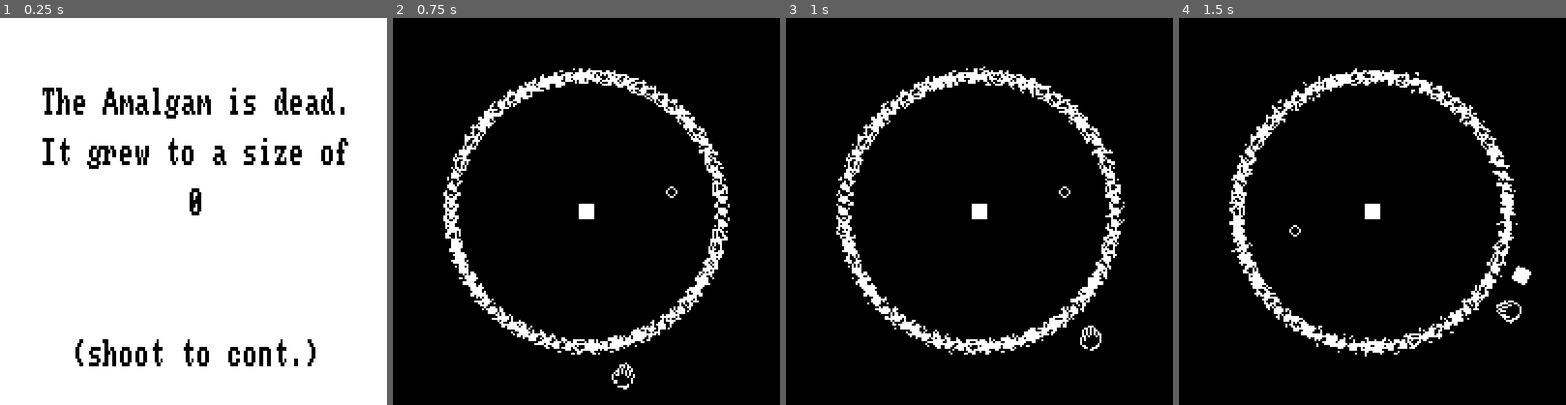
Above: before the commit, frames 1-4 (left to right).
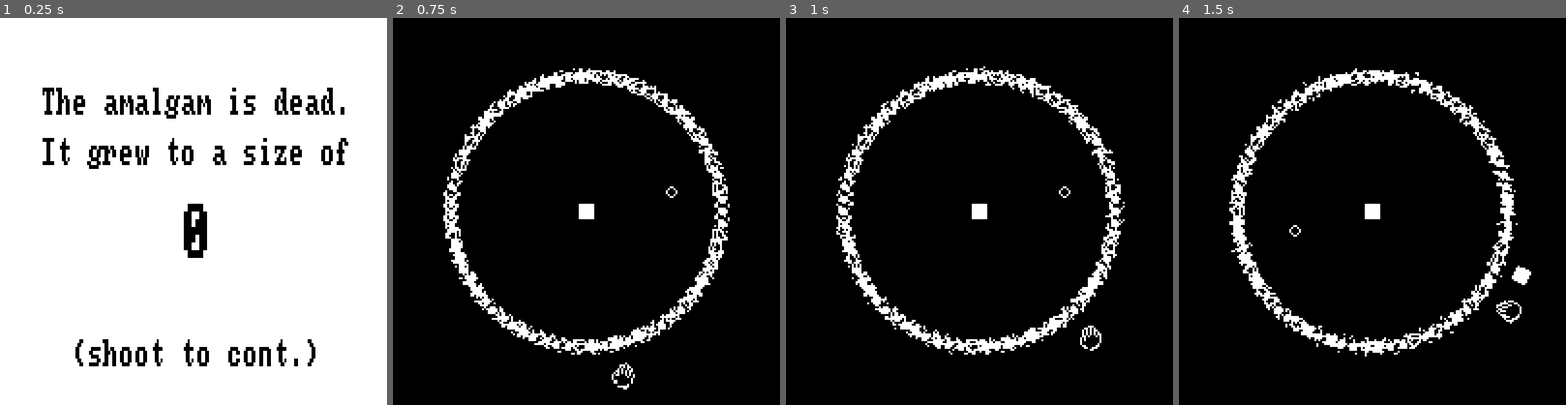
Above: after the commit, the same moments.

Repository: leogeier/amalgamage
Game: Godot game, scene res://scenes/GameOver/GameOver.tscn
The game is run twice, just before and just after one commit, with the same random seed, the same clock (stepped at 60 frames per second) and the same inputs. This scene is started directly instead of the project's main scene.
Inputs (mouse positions are in pixels of both pictures, inside the frame that each line leads up to):
- Up to frame 1 (0.25 s): no input
- Up to frame 2 (0.75 s): tap Enter at 0.5 s; move the mouse to (671, 192) at 0.52 s; hold Right (ui_right) from 0.53 s (still down); tap Space (shoot) at 0.6 s
- Up to frame 3 (1 s): keep holding Right (ui_right)
- Up to frame 4 (1.5 s): move the mouse to (1295, 230) at 1.27 s; release Right (ui_right) at 1.28 s; hold Left (ui_left) from 1.28 s (still down); tap Space (shoot) at 1.35 s

The runs differ from the first frame. In frame 1, 0.8% of the frame differs, in the area x 26-54%, y 18-62%; in frame 2, nothing differs; in frame 3, nothing differs; in frame 4, nothing differs.

Commit message:
Some sounds and font size changes

Diff:
--- a/ld-46/scenes/Amalgam/Amalgam.gd
+++ b/ld-46/scenes/Amalgam/Amalgam.gd
@@ -135,6 +135,7 @@
 	var impulse_offset = to_local(block.to_global(block_pos))
 	# TODO better impulse calc
 	apply_impulse(impulse_offset, block.direction * 10)
+	$AttachSound.play()
 	Score.score += 1
 
 func _ready():
@@ -153,6 +154,7 @@
 		(border.position - position).length() > border.radius:
 		game_over = true
 		$GameOverSprite.show()
+		$GameOverSound.play()
 		game_over_start = OS.get_ticks_msec()
 
 	if game_over:
--- a/ld-46/scenes/Amalgam/Amalgam.tscn
+++ b/ld-46/scenes/Amalgam/Amalgam.tscn
@@ -1,7 +1,9 @@
-[gd_scene load_steps=3 format=2]
+[gd_scene load_steps=5 format=2]
 
 [ext_resource path="res://scenes/Amalgam/Amalgam.gd" type="Script" id=1]
 [ext_resource path="res://scenes/Amalgam/circle.png" type="Texture" id=2]
+[ext_resource path="res://scenes/Amalgam/attach.wav" type="AudioStream" id=3]
+[ext_resource path="res://scenes/Amalgam/gameover.wav" type="AudioStream" id=4]
 
 [node name="Amalgam" type="RigidBody2D" groups=[
 "amalgam",
@@ -15,5 +17,11 @@
 
 [node name="GameOverSprite" type="Sprite" parent="."]
 visible = false
-scale = Vector2( 0.00338998, 0.00338998 )
+scale = Vector2( 0.0534395, 0.0534395 )
 texture = ExtResource( 2 )
+
+[node name="AttachSound" type="AudioStreamPlayer" parent="."]
+stream = ExtResource( 3 )
+
+[node name="GameOverSound" type="AudioStreamPlayer" parent="."]
+stream = ExtResource( 4 )
--- a/ld-46/scenes/GameOver/GameOver.gd
+++ b/ld-46/scenes/GameOver/GameOver.gd
@@ -2,7 +2,8 @@
 
 
 func _ready():
-	$Score.text = "The Amalgam is dead.\nIt grew to a size of\n" + str(Score.score)
+	$Score.text = str(Score.score)
+	$ReadySound
 
 func _process(delta):
 	if Input.is_action_just_pressed("shoot"):
--- a/ld-46/scenes/GameOver/GameOver.tscn
+++ b/ld-46/scenes/GameOver/GameOver.tscn
@@ -1,8 +1,10 @@
-[gd_scene load_steps=4 format=2]
+[gd_scene load_steps=6 format=2]
 
 [ext_resource path="res://scenes/Amalgam/circle.png" type="Texture" id=1]
 [ext_resource path="res://scenes/GameOver/GameOver.gd" type="Script" id=2]
 [ext_resource path="res://scenes/other resources/november_font.tres" type="DynamicFont" id=3]
+[ext_resource path="res://scenes/Amalgam/attach.wav" type="AudioStream" id=4]
+[ext_resource path="res://scenes/other resources/november_font_big.tres" type="DynamicFont" id=5]
 
 [node name="GameOver" type="Node2D"]
 script = ExtResource( 2 )
@@ -12,7 +14,7 @@
 scale = Vector2( 1.7179, 1.7179 )
 texture = ExtResource( 1 )
 
-[node name="Score" type="Label" parent="."]
+[node name="Message" type="Label" parent="."]
 margin_left = 1.0
 margin_top = 36.0
 margin_right = 201.0
@@ -20,7 +22,22 @@
 rect_pivot_offset = Vector2( 82.9696, 15.444 )
 custom_fonts/font = ExtResource( 3 )
 custom_colors/font_color = Color( 0, 0, 0, 1 )
-text = "game over"
+text = "The amalgam is dead.
+It grew to a size of"
+align = 1
+__meta__ = {
+"_edit_use_anchors_": false
+}
+
+[node name="Score" type="Label" parent="."]
+margin_left = 1.0
+margin_top = 96.0
+margin_right = 201.0
+margin_bottom = 201.0
+rect_pivot_offset = Vector2( 82.9696, 15.444 )
+custom_fonts/font = ExtResource( 5 )
+custom_colors/font_color = Color( 0, 0, 0, 1 )
+text = "x blocks"
 align = 1
 __meta__ = {
 "_edit_use_anchors_": false
@@ -39,3 +56,6 @@
 __meta__ = {
 "_edit_use_anchors_": false
 }
+
+[node name="ReadySound" type="AudioStreamPlayer" parent="."]
+stream = ExtResource( 4 )
--- a/ld-46/scenes/Shooter/Shooter.gd
+++ b/ld-46/scenes/Shooter/Shooter.gd
@@ -55,3 +55,4 @@
 		var shooter_rot = sprite.rotation
 		var dir = Vector2(1,0).rotated(shooter_rot)
 		arena.spawn_block(pos, dir, -cur_rot)
+		$ShootSound.play()
--- a/ld-46/scenes/Shooter/Shooter.tscn
+++ b/ld-46/scenes/Shooter/Shooter.tscn
@@ -1,7 +1,8 @@
-[gd_scene load_steps=3 format=2]
+[gd_scene load_steps=4 format=2]
 
 [ext_resource path="res://scenes/Shooter/shooter.png" type="Texture" id=1]
 [ext_resource path="res://scenes/Shooter/Shooter.gd" type="Script" id=2]
+[ext_resource path="res://scenes/Shooter/shoot.wav" type="AudioStream" id=3]
 
 [node name="Shooter" type="Node2D"]
 script = ExtResource( 2 )
@@ -12,3 +13,6 @@
 position = Vector2( -2, 0 )
 rotation = 1.5708
 texture = ExtResource( 1 )
+
+[node name="ShootSound" type="AudioStreamPlayer" parent="."]
+stream = ExtResource( 3 )
--- /dev/null
+++ b/ld-46/scenes/other resources/november_font_big.tres
@@ -0,0 +1,8 @@
+[gd_resource type="DynamicFont" load_steps=2 format=2]
+
+[ext_resource path="res://scenes/other resources/November.ttf" type="DynamicFontData" id=1]
+
+[resource]
+size = 32
+extra_spacing_bottom = 7
+font_data = ExtResource( 1 )
Not shown, added: ld-46/blip.wav.import
Not shown, added: ld-46/scenes/Amalgam/attach.wav.import
Not shown, added: ld-46/scenes/Amalgam/gameover.wav.import
Not shown, added: ld-46/scenes/Shooter/shoot.wav.import
Not shown, added: ld-46/blip.wav
Not shown, added: ld-46/scenes/Amalgam/attach.wav
Not shown, added: ld-46/scenes/Amalgam/gameover.wav
Not shown, added: ld-46/scenes/Shooter/shoot.wav
